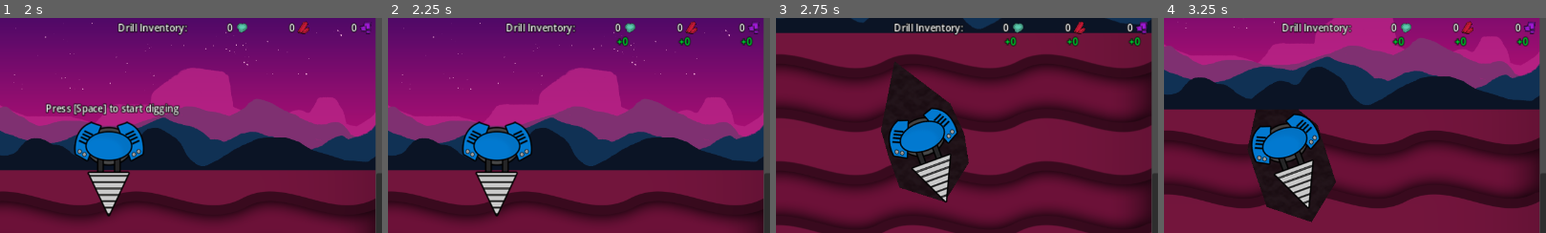
Above: before the commit, frames 1-4 (left to right).
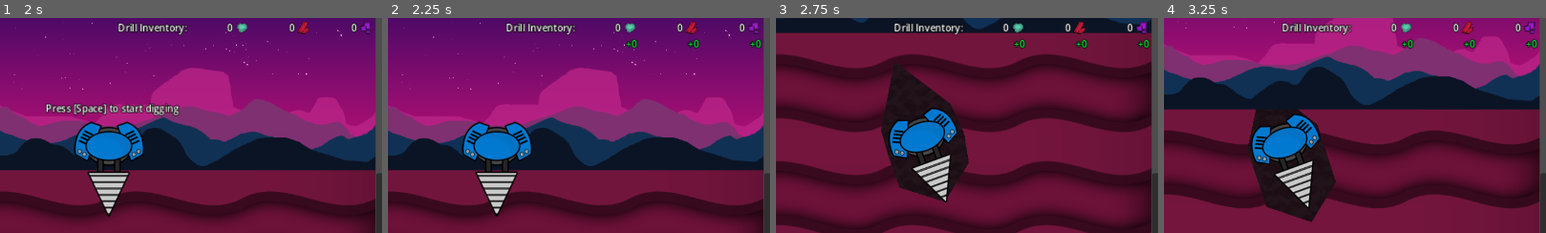
Above: after the commit, the same moments.

Repository: aNotSoCleverName/mechanicore
Game: Godot game, scene res://Main.tscn
The game is run twice, just before and just after one commit, with the same random seed, the same clock (stepped at 60 frames per second) and the same inputs.
Inputs (mouse positions are % of the whole screen's width and height, from its top left):
- Up to frame 1 (2 s): click "Continue" at 0.5 s; click "Continue" at 1.25 s
- Up to frame 2 (2.25 s): tap Space at 2 s; move the mouse to (72, 45) at 2.02 s; hold Right (ui_right) from 2.03 s (still down); tap R at 2.1 s; click (72, 45) at 2.17 s
- Up to frame 3 (2.75 s): keep holding Right (ui_right); tap Enter (ui_accept) at 2.27 s
- Up to frame 4 (3.25 s): tap A at 2.75 s; move the mouse to (30, 55) at 2.77 s; release Right (ui_right) at 2.78 s; hold Down (ui_down) from 2.78 s (still down); tap R at 2.85 s; tap Enter (ui_accept) at 3.02 s
The pictures show only the part of the screen within x 21-71%, y 0-50%; the shares and areas given below are measured in that part.

Frame 1 is identical in both runs. In frame 2, 0.6% of the frame differs, in the area x 59-98%, y 8-15%; in frame 3, 0.6%; in frame 4, 0.6%.

Commit message:
Changed drill inventory structure so the spotlight for tutorial looks nicer

Diff:
--- a/Endless Run/Top Bar/Ore Inventory.gd
+++ b/Endless Run/Top Bar/Ore Inventory.gd
@@ -1,7 +1,10 @@
-extends HBoxContainer
+extends VBoxContainer
 class_name OreInventory;
 
 @export var oreType: Ore.EOreType = Ore.EOreType.Ore1;
+
+@onready var _amountLabel: Label = $HBoxContainer/Amount;
+
 var _drill: Drill;
 
 func _on_tree_entered():
@@ -9,14 +12,14 @@
 		func (inOre: Ore):
 			if (inOre.oreType != self.oreType):
 				return;
-			$Amount.text = str(self._drill.inventory[inOre.oreType]);
+			self._amountLabel.text = str(self._drill.inventory[inOre.oreType]);
 	)
 
 	SignalBus_EndlessRun.drill_change_dock.connect(
 		func (inIsDocked: bool, _inDrill: Drill):
 			if (!inIsDocked):
 				return;
-			$Amount.text = "0";
+			self._amountLabel.text = "0";
 	)
 
 func _ready() -> void:
--- a/Endless Run/Top Bar/Ore Inventory.tscn
+++ b/Endless Run/Top Bar/Ore Inventory.tscn
@@ -14,49 +14,49 @@
 outline_size = 5
 outline_color = Color(0, 0, 0, 1)
 
-[node name="Ore Inventory" type="HBoxContainer"]
-custom_minimum_size = Vector2(100, 0)
-offset_right = 14.0
-offset_bottom = 23.0
-size_flags_vertical = 0
+[node name="Ore Inventory" type="VBoxContainer"]
+offset_left = 100.0
+offset_right = 100.0
+offset_bottom = 47.0
 script = ExtResource("1_4i217")
 
-[node name="Amount" type="Label" parent="."]
+[node name="HBoxContainer" type="HBoxContainer" parent="."]
+custom_minimum_size = Vector2(100, 0)
+layout_mode = 2
+size_flags_vertical = 0
+
+[node name="Amount" type="Label" parent="HBoxContainer"]
 layout_mode = 2
 size_flags_horizontal = 3
 text = "0"
 label_settings = ExtResource("2_4j0hc")
 horizontal_alignment = 2
 
-[node name="Inventory Change" type="VBoxContainer" parent="Amount"]
-layout_mode = 0
-offset_left = 45.0
-offset_top = 23.0
-offset_right = 85.0
-offset_bottom = 73.0
+[node name="Icon" type="TextureRect" parent="HBoxContainer"]
+custom_minimum_size = Vector2(20, 20)
+layout_mode = 2
+expand_mode = 2
+
+[node name="Inventory Change" type="VBoxContainer" parent="."]
+layout_mode = 2
 script = ExtResource("3_43b44")
 
-[node name="Onscreen Timer" type="Timer" parent="Amount/Inventory Change"]
+[node name="Onscreen Timer" type="Timer" parent="Inventory Change"]
 wait_time = 3.0
 
-[node name="Fade Timer" type="Timer" parent="Amount/Inventory Change"]
+[node name="Fade Timer" type="Timer" parent="Inventory Change"]
 wait_time = 0.05
 
-[node name="Gained Amount" type="Label" parent="Amount/Inventory Change"]
+[node name="Gained Amount" type="Label" parent="Inventory Change"]
 layout_mode = 2
 text = "0"
 label_settings = SubResource("LabelSettings_ktmi8")
 horizontal_alignment = 2
 
-[node name="Lost Amount" type="Label" parent="Amount/Inventory Change"]
+[node name="Lost Amount" type="Label" parent="Inventory Change"]
 layout_mode = 2
 text = "-0"
 label_settings = SubResource("LabelSettings_5oesj")
 horizontal_alignment = 2
 
-[node name="Icon" type="TextureRect" parent="."]
-custom_minimum_size = Vector2(20, 20)
-layout_mode = 2
-expand_mode = 2
-
 [connection signal="tree_entered" from="." to="." method="_on_tree_entered"]
--- a/Endless Run/Top Bar/Top Bar.tscn
+++ b/Endless Run/Top Bar/Top Bar.tscn
@@ -19,63 +19,63 @@
 theme_override_constants/margin_right = 5
 theme_override_constants/margin_bottom = 5
 
-[node name="VBoxContainer" type="VBoxContainer" parent="."]
+[node name="HBoxContainer" type="HBoxContainer" parent="."]
 layout_mode = 2
 
-[node name="HBoxContainer" type="HBoxContainer" parent="VBoxContainer"]
+[node name="VBoxContainer" type="VBoxContainer" parent="HBoxContainer"]
 layout_mode = 2
 size_flags_horizontal = 3
-size_flags_vertical = 0
 
-[node name="Depth Meter" type="Label" parent="VBoxContainer/HBoxContainer"]
+[node name="Depth Meter" type="Label" parent="HBoxContainer/VBoxContainer"]
 layout_mode = 2
 size_flags_horizontal = 3
 text = "Depth: 0.00m"
 label_settings = ExtResource("1_u3b54")
 script = ExtResource("1_a2sm2")
 
-[node name="Drill Inventory" type="HBoxContainer" parent="VBoxContainer/HBoxContainer"]
-layout_mode = 2
-script = ExtResource("3_6s4vh")
-
-[node name="Label" type="Label" parent="VBoxContainer/HBoxContainer/Drill Inventory"]
-layout_mode = 2
-text = "Drill Inventory:"
-label_settings = ExtResource("1_u3b54")
-
-[node name="Ore Inventory" parent="VBoxContainer/HBoxContainer/Drill Inventory" instance=ExtResource("2_i2tk7")]
+[node name="Speed" type="HBoxContainer" parent="HBoxContainer/VBoxContainer"]
 layout_mode = 2
 
-[node name="Ore Inventory2" parent="VBoxContainer/HBoxContainer/Drill Inventory" instance=ExtResource("2_i2tk7")]
-layout_mode = 2
-oreType = 2
-
-[node name="Ore Inventory3" parent="VBoxContainer/HBoxContainer/Drill Inventory" instance=ExtResource("2_i2tk7")]
-layout_mode = 2
-oreType = 3
-
-[node name="Speed" type="HBoxContainer" parent="VBoxContainer"]
-layout_mode = 2
-
-[node name="Label" type="Label" parent="VBoxContainer/Speed"]
+[node name="Label" type="Label" parent="HBoxContainer/VBoxContainer/Speed"]
 layout_mode = 2
 text = "Speed:"
 label_settings = ExtResource("1_u3b54")
 
-[node name="Number" type="Label" parent="VBoxContainer/Speed"]
+[node name="Number" type="Label" parent="HBoxContainer/VBoxContainer/Speed"]
 layout_mode = 2
 text = "0.00"
 label_settings = ExtResource("1_u3b54")
 script = ExtResource("4_16q42")
 
-[node name="Unit" type="Label" parent="VBoxContainer/Speed"]
+[node name="Unit" type="Label" parent="HBoxContainer/VBoxContainer/Speed"]
 layout_mode = 2
 text = "m/s"
 label_settings = ExtResource("1_u3b54")
 
-[node name="Armors" type="HBoxContainer" parent="VBoxContainer"]
+[node name="Armors" type="HBoxContainer" parent="HBoxContainer/VBoxContainer"]
 custom_minimum_size = Vector2(0, 23)
 layout_mode = 2
 script = ExtResource("4_xdlb0")
 
-[connection signal="tree_entered" from="VBoxContainer/HBoxContainer/Depth Meter" to="VBoxContainer/HBoxContainer/Depth Meter" method="_on_tree_entered"]
+[node name="Drill Inventory" type="HBoxContainer" parent="HBoxContainer"]
+layout_mode = 2
+script = ExtResource("3_6s4vh")
+
+[node name="Label" type="Label" parent="HBoxContainer/Drill Inventory"]
+layout_mode = 2
+size_flags_vertical = 1
+text = "Drill Inventory:"
+label_settings = ExtResource("1_u3b54")
+
+[node name="Ore Inventory" parent="HBoxContainer/Drill Inventory" instance=ExtResource("2_i2tk7")]
+layout_mode = 2
+
+[node name="Ore Inventory2" parent="HBoxContainer/Drill Inventory" instance=ExtResource("2_i2tk7")]
+layout_mode = 2
+oreType = 2
+
+[node name="Ore Inventory3" parent="HBoxContainer/Drill Inventory" instance=ExtResource("2_i2tk7")]
+layout_mode = 2
+oreType = 3
+
+[connection signal="tree_entered" from="HBoxContainer/VBoxContainer/Depth Meter" to="HBoxContainer/VBoxContainer/Depth Meter" method="_on_tree_entered"]
